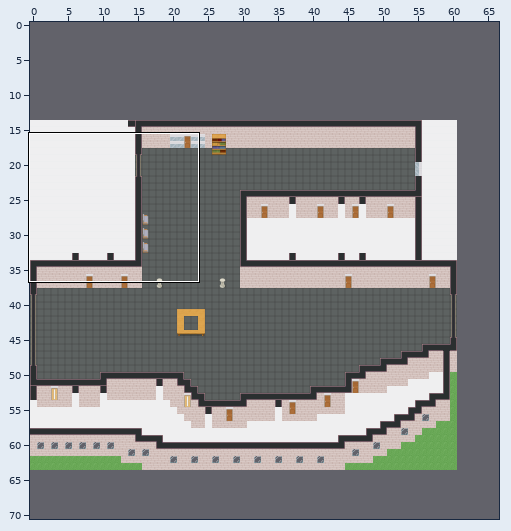
An edit to a level. Tiled map (JSON), maps/secretariat.tmj. Above: a wide view before the commit, with the close-up outlined.
Close-up. Old version:
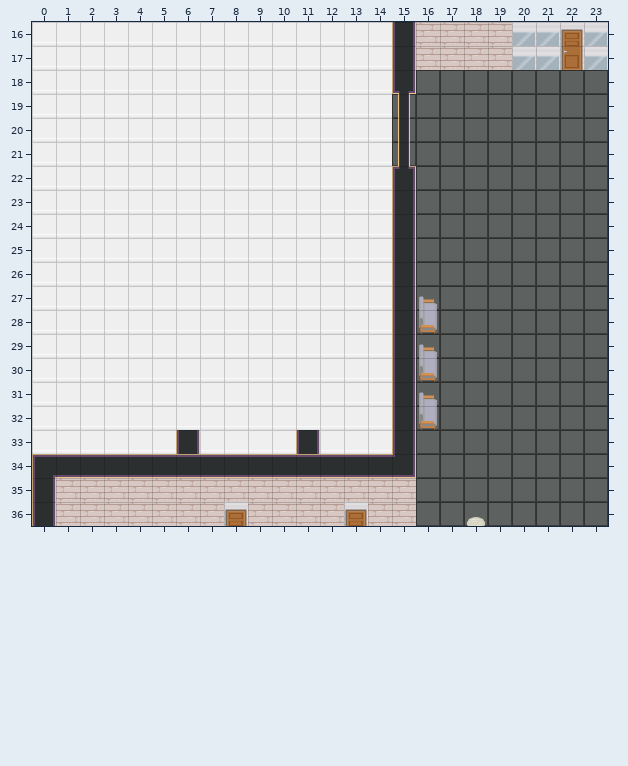
Cells are 32x32 px. Shown: x 0..23, y 16..36. The commit also changed other parts of the map, which this record leaves out. The old version is drawn lined up with the new one.
Now the later version:
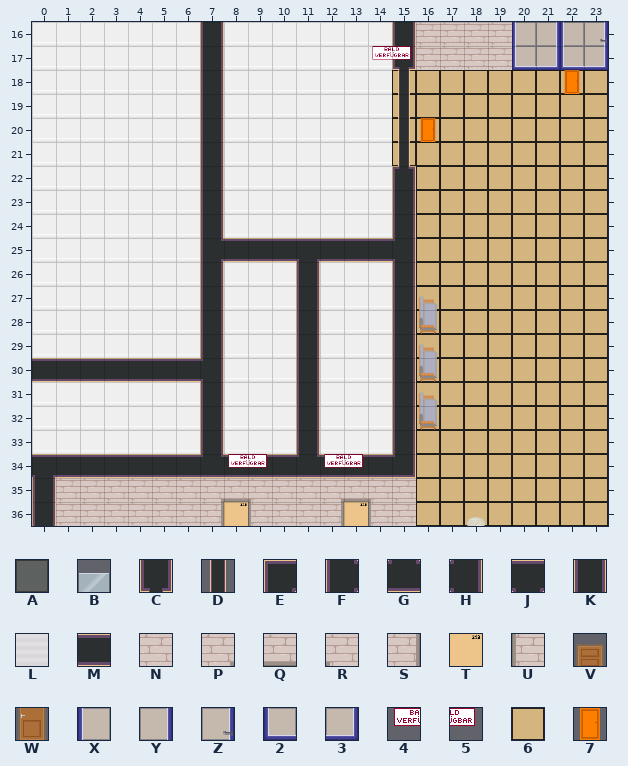
Key: from "Basic-Kachel-32x32": A 0; from "WA_Other_Furniture": B 49; from "WA_Room_Builder": C 11, D 36, E 93, F 108, G 110, H 158, J 160, K 293, L 358, M 369, N 393, P 470, Q 471, R 472, S 495, T 496, U 497, V 860, W 885, X 890, Y 891, Z 893, 2 915, 3 916; from "baldVerfuegbar-text": 4 0, 5 1; from "floorNew": 6 0; from "zoneTilesDoor2": 7 0.
_ is an empty cell, . an unchanged one.
Tiles of an added or newly shown layer are drawn over the layers below it.
See-through tiles are keyed as they look on the map.
Difference:
map size 61x50 -> 67x71 cells (old content now starts at 0,14; both pictures use the new coordinates)
--- layer "floor"
@@ x 15..23 @@
-16 .....LLLL
-17 .....LLLL
-18 _AAAAAAAA
-19 AAAAAAAAA
-20 AAAAAAAAA
-21 AAAAAAAAA
-22 .AAAAAAAA
-23 .AAAAAAAA
-24 .AAAAAAAA
-25 .AAAAAAAA
-26 .AAAAAAAA
-27 .AAAAAAAA
-28 .AAAAAAAA
-29 .AAAAAAAA
-30 .AAAAAAAA
-31 .AAAAAAAA
-32 .AAAAAAAA
-33 .AAAAAAAA
-34 .AAAAAAAA
-35 .AAAAAAAA
-36 .AAAAAAAA
+16 .....6666
+17 .....6666
+18 666666666
+19 666666666
+20 666666666
+21 666666666
+22 .66666666
+23 .66666666
+24 .66666666
+25 .66666666
+26 .66666666
+27 .66666666
+28 .66666666
+29 .66666666
+30 .66666666
+31 .66666666
+32 .66666666
+33 .66666666
+34 .66666666
+35 .66666666
+36 .66666666
--- layer "walls"
@@ x 0..23 @@
-16 ......._............BBVB
-17 ......._.......K....BBWB
-18 ......._.......C........
-19 ......._................
-20 ......._................
-21 ......._................
-22 ......._................
-23 ......._................
-24 ......._................
-25 .......________K........
-26 ......._..._............
-27 ......._..._............
-28 ......._..._............
-29 ......._..._............
-30 ________..._............
-31 ......._..._............
-32 ......._..._............
-33 ......K_................
-34 E......M...M............
-35 .......NNN..NNN.........
-36 .......NVN..NVN.........
+16 .......K............XYXZ
+17 .......K.......C....2323
+18 .......K.......D........
+19 .......K................
+20 .......K................
+21 .......K................
+22 .......K................
+23 .......K................
+24 .......K................
+25 .......FMMMJMMMH........
+26 .......K...K............
+27 .......K...K............
+28 .......K...K............
+29 .......K...K............
+30 MMMMMMMH...K............
+31 .......K...K............
+32 .......K...K............
+33 ......_K................
+34 J......G...G............
+35 .......PQR..PQR.........
+36 .......STU..STU.........
--- layer "zoneTiles" (added)
@@ x 14..22 @@
-17 __.......
-18 ........_
+17 45.......
+18 ........7
@@ x 16..16 @@
-20 _
+20 7
@@ x 8..13 @@
-34 __..__
+34 45..45
